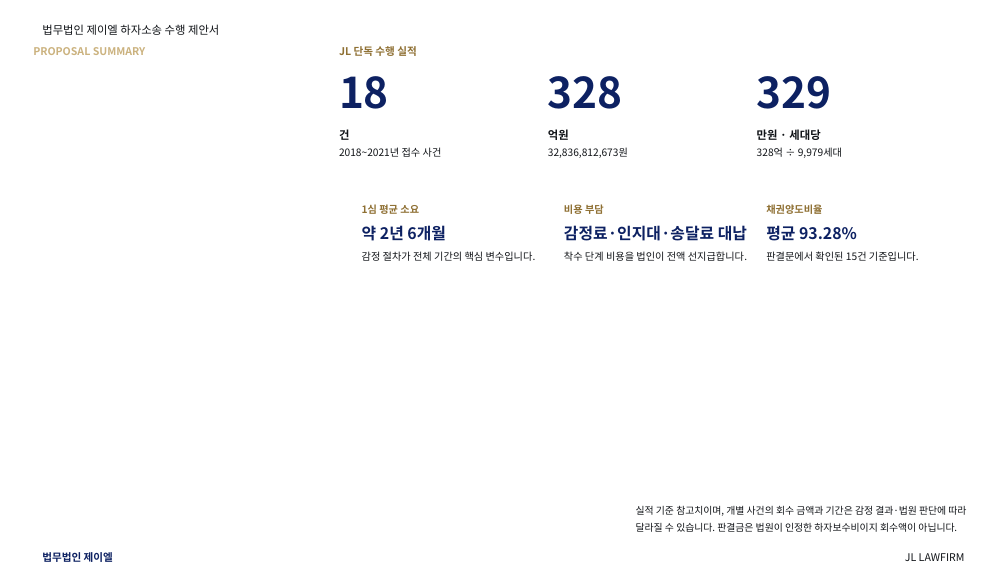
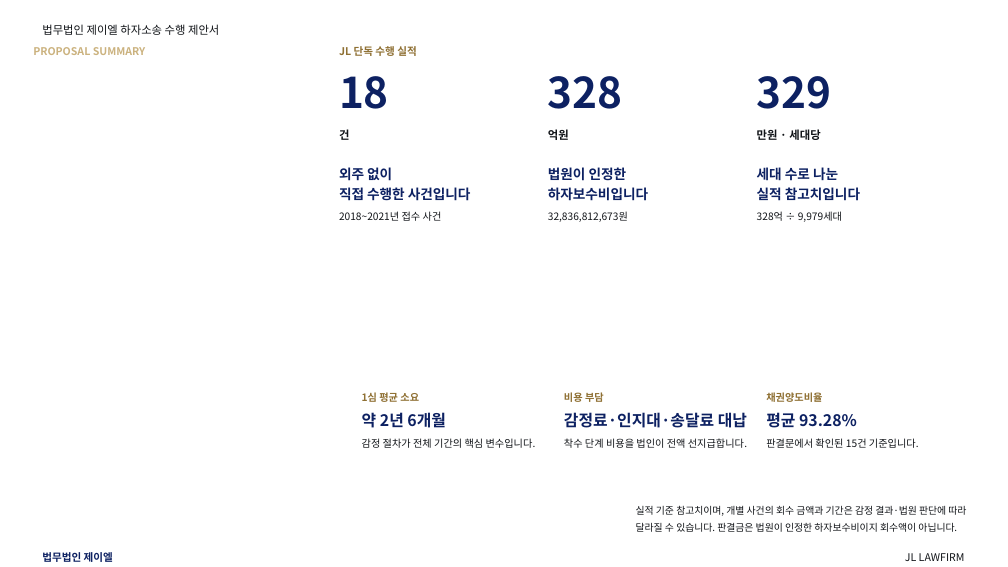
Before and after one commit to kingjin77-rgb/jl-magazine, a slide deck: slide 2 of template/design/preview/JL_하자소송_기본제안서.pptx. Drawn at 1008x567 pixels with LibreOffice and Linux fonts; fonts in the diff are those of the drawing; background and template pictures are left out. Boxes give left, top, right and bottom in pixels: in the first picture for what was removed or moved away, otherwise in the second. Text is boxed around its words. In the diff, an @@ line names an element or a change of style, - is before the commit and + after.

```diff
--- a/template/design/preview/JL_하자소송_기본제안서.pptx
+++ b/template/design/preview/JL_하자소송_기본제안서.pptx
@@ text added at [339,167,471,201], 13 pt, text #0D2162, bold @@
+외주 없이
+직접 수행한 사건입니다
@@ text added at [548,167,648,201], 13 pt, text #0D2162, bold @@
+법원이 인정한
+하자보수비입니다
@@ text added at [757,167,860,201], 13 pt, text #0D2162, bold @@
+세대 수로 나눈
+실적 참고치입니다
@@ 3 texts: place and size @@
-3 texts at [339,147,842,158]
+3 texts at [339,211,842,222]
@@ 9 texts: place and size @@
-9 texts at [362,204,919,261]
+9 texts at [362,392,919,448]
```
Also in this commit, not shown: 1 other slide changed, 1 slide added, 2 other files.
